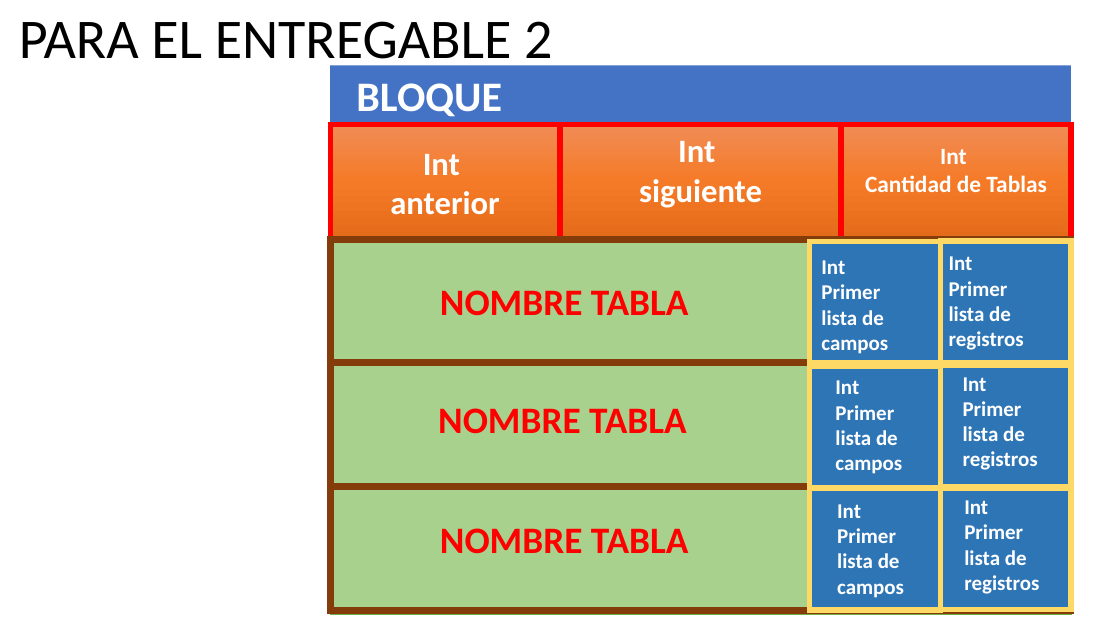
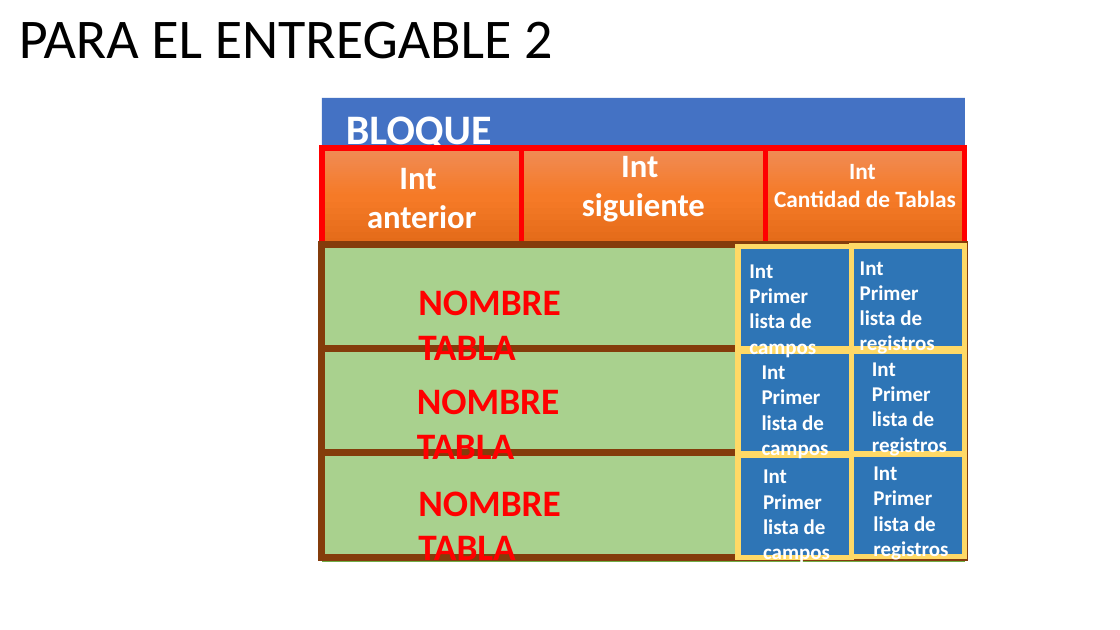
Before and after one commit to Luis96791/EstructuraDatos2, a slide deck: slide 2 of Proyecto/diseñoTCR.pptx. Drawn at 1120x630 pixels with LibreOffice and Linux fonts; fonts in the diff are those of the drawing. Boxes give left, top, right and bottom in pixels: in the first picture for what was removed or moved away, otherwise in the second. Text is boxed around its words. In the diff, an @@ line names an element or a change of style, - is before the commit and + after.

Commit message:
BloquesLista y TablasLista en Bloque

```diff
--- a/Proyecto/diseñoTCR.pptx
+++ b/Proyecto/diseñoTCR.pptx
@@ rectangle: place and size @@
-rectangle at [330, 66, 1071, 540]
+rectangle at [322, 98, 965, 498]
@@ text "BLOQUE" rewrapped from [356, 83, 502, 117] to [346, 109, 492, 154] @@
@@ rectangle "Int": place and size @@
-rectangle "Int" at [330, 124, 560, 239]
+rectangle "Int" at [322, 148, 521, 245]
@@ rectangle: place and size @@
-rectangle at [330, 124, 1071, 614]
+rectangle at [322, 148, 965, 561]
@@ rectangle "Int": place and size @@
-rectangle "Int" at [560, 124, 842, 239]
+rectangle "Int" at [522, 148, 765, 245]
@@ rectangle "Int": place and size @@
-rectangle "Int" at [841, 124, 1071, 239]
+rectangle "Int" at [765, 148, 965, 245]
@@ rectangle: place and size @@
-rectangle at [330, 239, 1071, 363]
+rectangle at [322, 245, 965, 349]
@@ rectangle: place and size @@
-rectangle at [810, 242, 941, 363]
+rectangle at [739, 246, 852, 349]
@@ text "Int": place and size @@
-text "Int" at [821, 260, 888, 354]
+text "Int" at [749, 264, 816, 358]
@@ text "Int": place and size @@
-text "Int" at [949, 256, 1024, 350]
+text "Int" at [860, 261, 935, 357]
@@ rectangle: place and size @@
-rectangle at [940, 241, 1071, 362]
+rectangle at [852, 246, 965, 349]
@@ text "NOMBRE TABLA" rewrapped from [440, 290, 688, 316] to [418, 290, 561, 360] @@
@@ rectangle: place and size @@
-rectangle at [330, 363, 1071, 486]
+rectangle at [322, 349, 965, 453]
@@ rectangle: place and size @@
-rectangle at [810, 366, 941, 487]
+rectangle at [739, 352, 852, 455]
@@ text "Int": place and size @@
-text "Int" at [835, 380, 902, 474]
+text "Int" at [762, 365, 829, 459]
@@ rectangle: place and size @@
-rectangle at [940, 365, 1071, 486]
+rectangle at [852, 351, 965, 454]
@@ text "Int": place and size @@
-text "Int" at [963, 377, 1038, 470]
+text "Int" at [872, 362, 947, 458]
@@ text "NOMBRE TABLA" rewrapped from [438, 408, 686, 434] to [417, 389, 560, 459] @@
@@ rectangle: place and size @@
-rectangle at [330, 486, 1071, 610]
+rectangle at [322, 453, 965, 557]
@@ text "NOMBRE TABLA" rewrapped from [440, 528, 688, 554] to [418, 491, 561, 570] @@
@@ rectangle: place and size @@
-rectangle at [810, 489, 941, 610]
+rectangle at [739, 455, 852, 558]
@@ text "Int": place and size @@
-text "Int" at [837, 504, 904, 598]
+text "Int" at [763, 469, 830, 566]
@@ rectangle: place and size @@
-rectangle at [940, 488, 1071, 609]
+rectangle at [852, 455, 965, 557]
@@ text "Int": place and size @@
-text "Int" at [964, 500, 1039, 594]
+text "Int" at [873, 466, 948, 562]
```
Also in this commit, not shown: 1 slide added, 6 other files.
